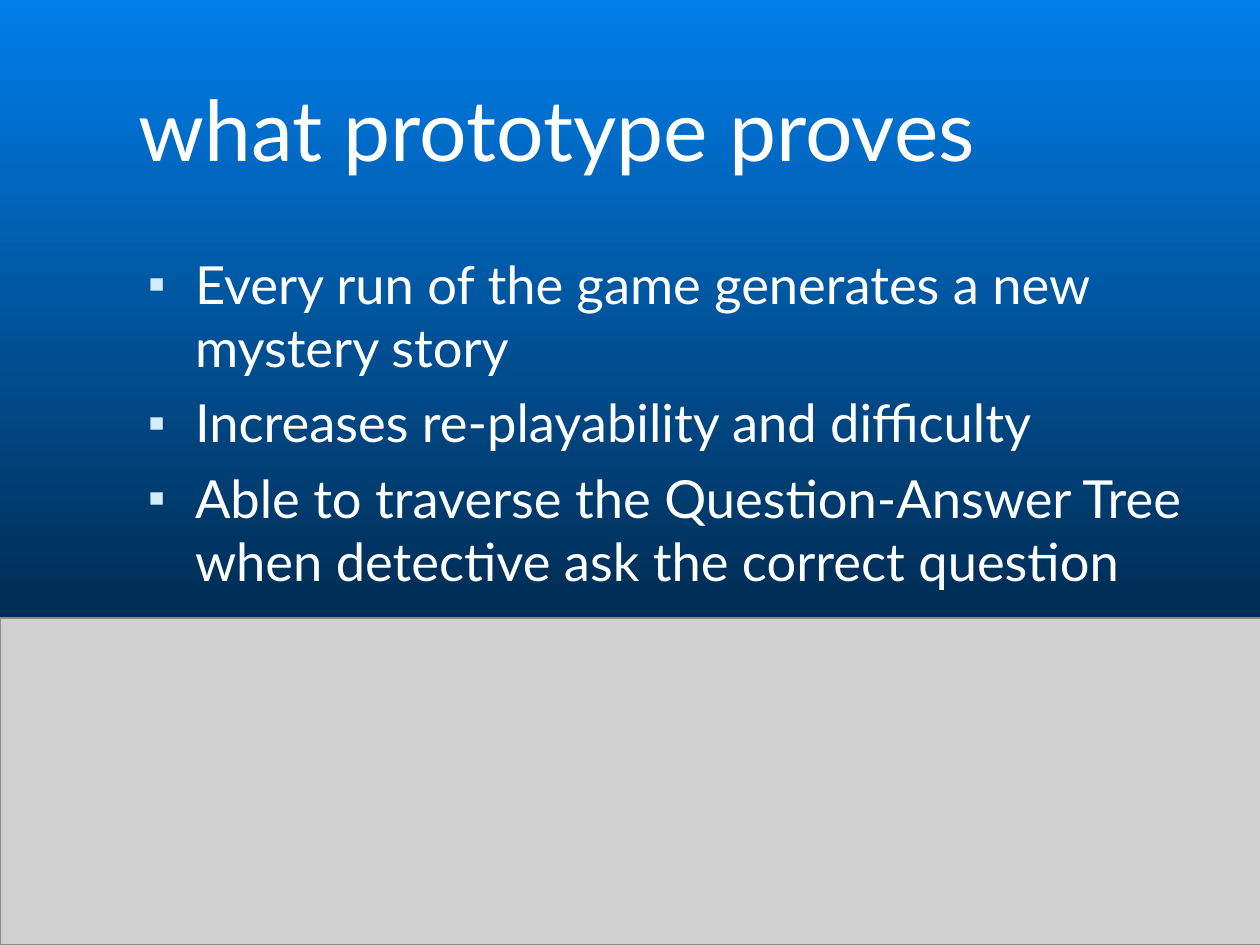
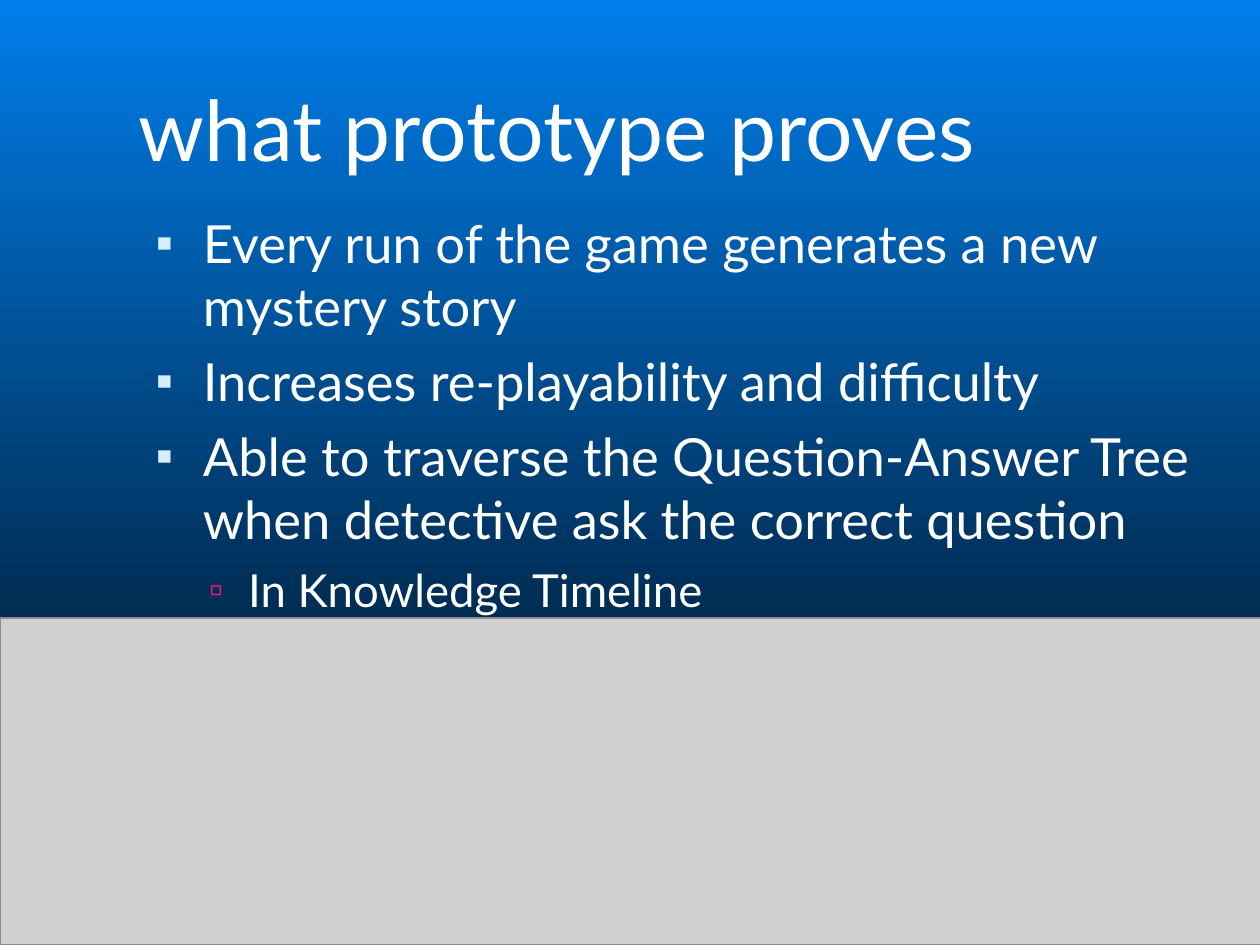
Before and after one commit to abdalla4dev/dagamers, a slide deck: slide 5 of Prototype/presentation/DaDetective - Prototype.ppt. Drawn at 1260x945 pixels with LibreOffice and Linux fonts; fonts in the diff are those of the drawing; grey boxes stand for pictures. Boxes give left, top, right and bottom in pixels: in the first picture for what was removed or moved away, otherwise in the second. Text is boxed around its words. In the diff, an @@ line names an element or a change of style, - is before the commit and + after.

Commit message:
update ppt

```diff
--- a/Prototype/presentation/DaDetective - Prototype.ppt
+++ b/Prototype/presentation/DaDetective - Prototype.ppt
@@ text "Every run of the game ...": place and size @@
-text "Every run of the game ..." at box(195, 265, 1181, 590)
+text "Every run of the game ..." at box(203, 224, 1189, 616)
@@ text at box(248, 573, 702, 616): paragraph added @@
+  ▫ In Knowledge Timeline
```
